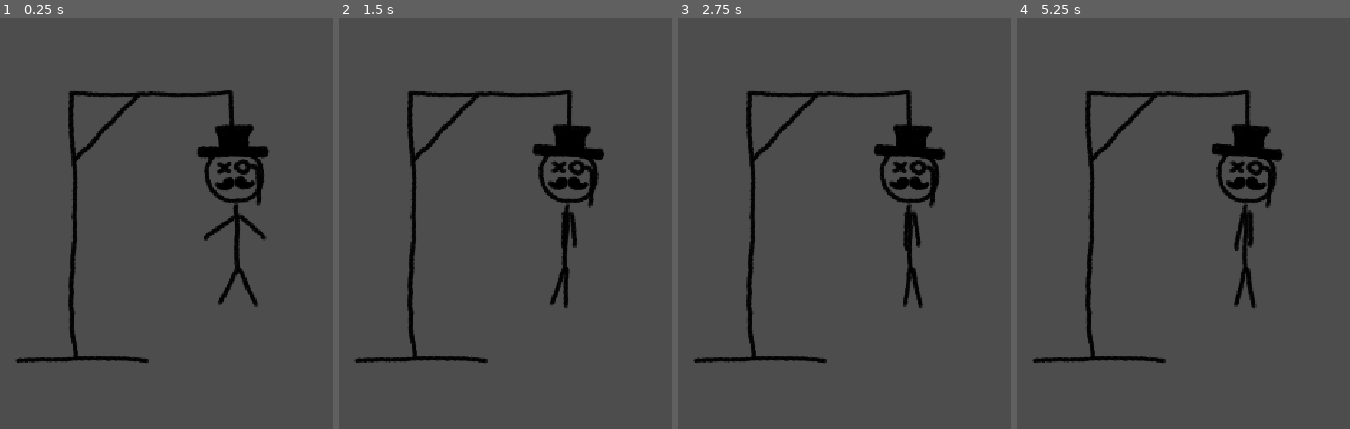
Above: before the commit, frames 1-4 (left to right).
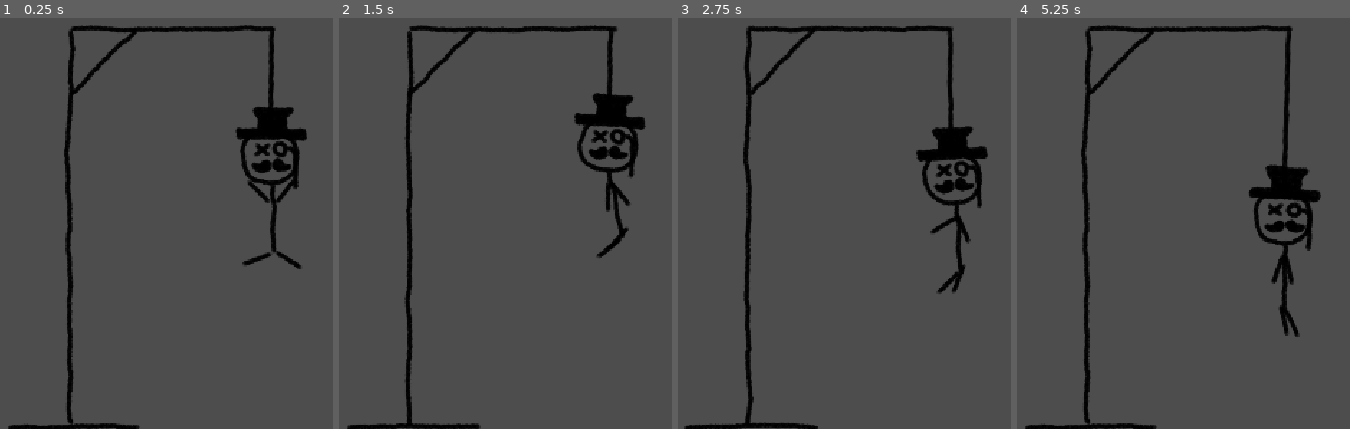
Above: after the commit, the same moments.

Repository: Tchetchouille/Anarchisme-Ludique
Game: Godot game, scene res://hang_scenes/testing_grounds.tscn
Same seed, same stepped clock (60 frames per second), same inputs: the game is played once before the commit and once after it. This scene is started directly instead of the project's main scene.
Inputs:
- Up to frame 1 (0.25 s): no input
- Up to frame 2 (1.5 s): tap Enter (ui_accept) at 0.5, 0.77 s
- Up to frame 3 (2.75 s): tap Enter (ui_accept) at 1.52 s
- Up to frame 4 (5.25 s): tap Enter (ui_accept) at 3.02, 3.77, 4.52 s

The runs differ from the first frame. In frame 1, 10% of the frame differs, in the area x 2-93%, y 1-100%; in frame 2, 9.9%; in frame 3, 10%; in frame 4, 11%, in the area x 2-92%, y 1-100%.

Commit message:
Pendaison V1
Ajouté corde qui s'étend
Ajouté animation scribble

Diff:
--- a/le_proprietaire/hang_scenes/hangperson.tscn
+++ b/le_proprietaire/hang_scenes/hangperson.tscn
@@ -1,180 +1,421 @@
 [gd_scene format=3 uid="uid://c5m0deyv60x4s"]
 
 [ext_resource type="Script" uid="uid://bxc4e3eaid2i0" path="res://hang_scenes/hangperson.gd" id="1_tde3e"]
-[ext_resource type="Texture2D" uid="uid://0x5acxu3jt64" path="res://sprites/body_1.png" id="2_bxtur"]
-[ext_resource type="Texture2D" uid="uid://cvrujly7gsnpv" path="res://sprites/rope.png" id="2_isqeo"]
-[ext_resource type="Texture2D" uid="uid://d1xewfakpr8kq" path="res://sprites/scaffold_1.png" id="2_thvrr"]
-[ext_resource type="Texture2D" uid="uid://b2hww1siubds4" path="res://sprites/scaffold_2.png" id="3_bxtur"]
-[ext_resource type="Texture2D" uid="uid://bchg5vy0wryc3" path="res://sprites/face_camarade.png" id="4_810l7"]
-[ext_resource type="Texture2D" uid="uid://dpkeu1hc6cp3i" path="res://sprites/scaffold_3.png" id="4_isqeo"]
-[ext_resource type="Texture2D" uid="uid://bptgbqibmursd" path="res://sprites/scaffold_4.png" id="5_810l7"]
-[ext_resource type="Texture2D" uid="uid://daceaxej7q16c" path="res://sprites/face_propriétaire.png" id="5_g45r0"]
-[ext_resource type="Texture2D" uid="uid://5a4kl1j05012" path="res://sprites/body_2.png" id="6_g45r0"]
-[ext_resource type="Texture2D" uid="uid://c4ffl75n4java" path="res://sprites/body_3.png" id="7_ng41p"]
-[ext_resource type="Texture2D" uid="uid://cu4cb4gxjpobc" path="res://sprites/body_5.png" id="7_yfgup"]
-[ext_resource type="Texture2D" uid="uid://4w85ugls6mfa" path="res://sprites/body_4.png" id="8_lbuqe"]
-[ext_resource type="Texture2D" uid="uid://bflc2qwoq14w3" path="res://sprites/body_6.png" id="8_ng41p"]
-
-[sub_resource type="RectangleShape2D" id="RectangleShape2D_bxtur"]
-size = Vector2(7, 82)
+[ext_resource type="Texture2D" uid="uid://l4xuup2hyeyt" path="res://sprites/body_1.png" id="2_bxtur"]
+[ext_resource type="Texture2D" uid="uid://brndoddn7iiuw" path="res://sprites/rope_1.png" id="2_md0m0"]
+[ext_resource type="Texture2D" uid="uid://buj3jd6iht1ud" path="res://sprites/rope_2.png" id="3_odmpd"]
+[ext_resource type="Texture2D" uid="uid://bmxcmxe2t0nu0" path="res://sprites/rope_3.png" id="4_nag4t"]
+[ext_resource type="Script" uid="uid://dh4ng1kr3fokh" path="res://hang_scenes/rope.gd" id="5_odmpd"]
+[ext_resource type="Texture2D" uid="uid://djxja2exsybpn" path="res://sprites/head_1.png" id="6_g7v0d"]
+[ext_resource type="Texture2D" uid="uid://trqc0rljcqkp" path="res://sprites/body_2.png" id="6_g45r0"]
+[ext_resource type="Texture2D" uid="uid://4eqtqhxbcb0v" path="res://sprites/head_2.png" id="7_augx5"]
+[ext_resource type="Texture2D" uid="uid://dudq7mukt2odn" path="res://sprites/body_3.png" id="7_ng41p"]
+[ext_resource type="Texture2D" uid="uid://bvvruk5c7ys1r" path="res://sprites/head_3.png" id="8_md0m0"]
+[ext_resource type="Texture2D" uid="uid://dh6a7qvyana43" path="res://sprites/proprietaire_1.png" id="9_x4aaw"]
+[ext_resource type="Texture2D" uid="uid://guxcue8ixfab" path="res://sprites/scaffold_base_1.png" id="10_oivvu"]
+[ext_resource type="Texture2D" uid="uid://cea4kbmjumy8n" path="res://sprites/proprietaire_2.png" id="10_tn8jk"]
+[ext_resource type="Texture2D" uid="uid://bxqpd2j3ljequ" path="res://sprites/proprietaire_3.png" id="11_dsakt"]
+[ext_resource type="Texture2D" uid="uid://bq8r1gdag0gfo" path="res://sprites/scaffold_base_2.png" id="11_g7v0d"]
+[ext_resource type="Texture2D" uid="uid://cb8rqs28axk76" path="res://sprites/scaffold_base_3.png" id="12_augx5"]
+[ext_resource type="Texture2D" uid="uid://utmlauir5cms" path="res://sprites/camarade_1.png" id="12_hc5nu"]
+[ext_resource type="Texture2D" uid="uid://cq8f6gfpjxjw6" path="res://sprites/camarade_2.png" id="13_aqo24"]
+[ext_resource type="Texture2D" uid="uid://b4yuquwrolju1" path="res://sprites/scaffold_bar_1.png" id="13_md0m0"]
+[ext_resource type="Texture2D" uid="uid://d3tutrg16m8c8" path="res://sprites/camarade_3.png" id="14_bs0gx"]
+[ext_resource type="Texture2D" uid="uid://bb8gwedy68u7h" path="res://sprites/scaffold_bar_2.png" id="14_odmpd"]
+[ext_resource type="Texture2D" uid="uid://ccfr0ltbucf3x" path="res://sprites/member_1.png" id="14_svq5d"]
+[ext_resource type="Texture2D" uid="uid://c34ubbshy74qf" path="res://sprites/scaffold_bar_3.png" id="15_nag4t"]
+[ext_resource type="Texture2D" uid="uid://bjk6txqa00unv" path="res://sprites/member_2.png" id="15_x4aaw"]
+[ext_resource type="Texture2D" uid="uid://dfmpjvpknx4tb" path="res://sprites/scaffold_support_1.png" id="16_agy6r"]
+[ext_resource type="Texture2D" uid="uid://cuxl5b0hl230h" path="res://sprites/member_3.png" id="16_tn8jk"]
+[ext_resource type="Texture2D" uid="uid://bgqw5lb4elklw" path="res://sprites/scaffold_support_2.png" id="17_svq5d"]
+[ext_resource type="Texture2D" uid="uid://bolnq04n4hjko" path="res://sprites/scaffold_support_3.png" id="18_x4aaw"]
+[ext_resource type="Texture2D" uid="uid://n04q8if3hot7" path="res://sprites/scaffold_top_1.png" id="19_tn8jk"]
+[ext_resource type="Texture2D" uid="uid://db5ef8clqmmw3" path="res://sprites/scaffold_top_2.png" id="20_dsakt"]
+[ext_resource type="Texture2D" uid="uid://d63mf43hiyqj" path="res://sprites/scaffold_top_3.png" id="21_hc5nu"]
+
+[sub_resource type="SpriteFrames" id="SpriteFrames_0fqyo"]
+animations = [{
+"frames": [{
+"duration": 1.0,
+"texture": ExtResource("2_md0m0")
+}, {
+"duration": 1.0,
+"texture": ExtResource("3_odmpd")
+}, {
+"duration": 1.0,
+"texture": ExtResource("4_nag4t")
+}],
+"loop": 1,
+"name": &"default",
+"speed": 5.0
+}]
+
+[sub_resource type="SpriteFrames" id="SpriteFrames_pfa40"]
+animations = [{
+"frames": [{
+"duration": 1.0,
+"texture": ExtResource("6_g7v0d")
+}, {
+"duration": 1.0,
+"texture": ExtResource("7_augx5")
+}, {
+"duration": 1.0,
+"texture": ExtResource("8_md0m0")
+}],
+"loop": 1,
+"name": &"default",
+"speed": 5.0
+}]
+
+[sub_resource type="SpriteFrames" id="SpriteFrames_e03om"]
+animations = [{
+"frames": [{
+"duration": 1.0,
+"texture": ExtResource("9_x4aaw")
+}, {
+"duration": 1.0,
+"texture": ExtResource("10_tn8jk")
+}, {
+"duration": 1.0,
+"texture": ExtResource("11_dsakt")
+}],
+"loop": 1,
+"name": &"default",
+"speed": 5.0
+}]
+
+[sub_resource type="SpriteFrames" id="SpriteFrames_1l6ox"]
+animations = [{
+"frames": [{
+"duration": 1.0,
+"texture": ExtResource("12_hc5nu")
+}, {
+"duration": 1.0,
+"texture": ExtResource("13_aqo24")
+}, {
+"duration": 1.0,
+"texture": ExtResource("14_bs0gx")
+}],
+"loop": 1,
+"name": &"default",
+"speed": 5.0
+}]
 
 [sub_resource type="CircleShape2D" id="CircleShape2D_xxhvd"]
 radius = 39.0
 
+[sub_resource type="SpriteFrames" id="SpriteFrames_ntdxu"]
+animations = [{
+"frames": [{
+"duration": 1.0,
+"texture": ExtResource("2_bxtur")
+}, {
+"duration": 1.0,
+"texture": ExtResource("6_g45r0")
+}, {
+"duration": 1.0,
+"texture": ExtResource("7_ng41p")
+}],
+"loop": 1,
+"name": &"default",
+"speed": 5.0
+}]
+
 [sub_resource type="RectangleShape2D" id="RectangleShape2D_xxhvd"]
 size = Vector2(6, 98)
 
+[sub_resource type="SpriteFrames" id="SpriteFrames_a642x"]
+animations = [{
+"frames": [{
+"duration": 1.0,
+"texture": ExtResource("14_svq5d")
+}, {
+"duration": 1.0,
+"texture": ExtResource("15_x4aaw")
+}, {
+"duration": 1.0,
+"texture": ExtResource("16_tn8jk")
+}],
+"loop": 1,
+"name": &"default",
+"speed": 5.0
+}]
+
 [sub_resource type="CircleShape2D" id="CircleShape2D_00xjj"]
 radius = 8.062258
 
+[sub_resource type="SpriteFrames" id="SpriteFrames_0kq4c"]
+animations = [{
+"frames": [{
+"duration": 1.0,
+"texture": ExtResource("14_svq5d")
+}, {
+"duration": 1.0,
+"texture": ExtResource("15_x4aaw")
+}, {
+"duration": 1.0,
+"texture": ExtResource("16_tn8jk")
+}],
+"loop": 1,
+"name": &"default",
+"speed": 5.0
+}]
+
 [sub_resource type="CircleShape2D" id="CircleShape2D_02yu5"]
 radius = 8.0
 
 [sub_resource type="CircleShape2D" id="CircleShape2D_g74w4"]
 
+[sub_resource type="SpriteFrames" id="SpriteFrames_g74w4"]
+animations = [{
+"frames": [{
+"duration": 1.0,
+"texture": ExtResource("10_oivvu")
+}, {
+"duration": 1.0,
+"texture": ExtResource("11_g7v0d")
+}, {
+"duration": 1.0,
+"texture": ExtResource("12_augx5")
+}],
+"loop": 1,
+"name": &"default",
+"speed": 5.0
+}]
+
+[sub_resource type="SpriteFrames" id="SpriteFrames_xxhvd"]
+animations = [{
+"frames": [{
+"duration": 1.0,
+"texture": ExtResource("13_md0m0")
+}, {
+"duration": 1.0,
+"texture": ExtResource("14_odmpd")
+}, {
+"duration": 1.0,
+"texture": ExtResource("15_nag4t")
+}],
+"loop": 1,
+"name": &"default",
+"speed": 5.0
+}]
+
+[sub_resource type="SpriteFrames" id="SpriteFrames_00xjj"]
+animations = [{
+"frames": [{
+"duration": 1.0,
+"texture": ExtResource("16_agy6r")
+}, {
+"duration": 1.0,
+"texture": ExtResource("17_svq5d")
+}, {
+"duration": 1.0,
+"texture": ExtResource("18_x4aaw")
+}],
+"loop": 1,
+"name": &"default",
+"speed": 5.0
+}]
+
+[sub_resource type="SpriteFrames" id="SpriteFrames_02yu5"]
+animations = [{
+"frames": [{
+"duration": 1.0,
+"texture": ExtResource("19_tn8jk")
+}, {
+"duration": 1.0,
+"texture": ExtResource("20_dsakt")
+}, {
+"duration": 1.0,
+"texture": ExtResource("21_hc5nu")
+}],
+"loop": 1,
+"name": &"default",
+"speed": 5.0
+}]
+
 [node name="Hangperson" type="Node2D" unique_id=902780941]
 script = ExtResource("1_tde3e")
 
+[node name="Rope" type="AnimatedSprite2D" parent="." unique_id=708948677]
+position = Vector2(177, -284)
+scale = Vector2(0.6, 0.6)
+sprite_frames = SubResource("SpriteFrames_0fqyo")
+autoplay = "default"
+speed_scale = 1.1
+offset = Vector2(-298, 478)
+script = ExtResource("5_odmpd")
+
+[node name="ScaffoldToRope" type="DampedSpringJoint2D" parent="." unique_id=1280599095]
+position = Vector2(177, -284)
+node_a = NodePath("../Body/Head")
+node_b = NodePath("../Scaffold")
+disable_collision = false
+length = 74.0
+rest_length = 10.0
+stiffness = 64.0
+damping = 0.1
+
 [node name="Body" type="Node2D" parent="." unique_id=1870964593]
-
-[node name="ScaffoldToRope" type="PinJoint2D" parent="Body" unique_id=925217672]
-position = Vector2(118, -193)
-node_a = NodePath("../Rope")
-node_b = NodePath("../../Scaffold")
-
-[node name="Rope" type="RigidBody2D" parent="Body" unique_id=396700059]
-position = Vector2(122.00001, -152.00002)
-rotation = -0.08726646
-
-[node name="Sprite2D" type="Sprite2D" parent="Body/Rope" unique_id=2077419011]
-scale = Vector2(0.6, 0.6)
-texture = ExtResource("2_isqeo")
-
-[node name="CollisionShape2D" type="CollisionShape2D" parent="Body/Rope" unique_id=1180540831]
-position = Vector2(-0.5, 0)
-shape = SubResource("RectangleShape2D_bxtur")
-
-[node name="RopeToHead" type="PinJoint2D" parent="Body" unique_id=1956996200]
-position = Vector2(125, -110)
-node_a = NodePath("../Rope")
-node_b = NodePath("../Head")
+position = Vector2(3, 18)
 
 [node name="Head" type="RigidBody2D" parent="Body" unique_id=897217739]
-position = Vector2(126, -74)
-
-[node name="HeadSprite" type="Sprite2D" parent="Body/Head" unique_id=1984931127]
-scale = Vector2(0.6, 0.6)
-texture = ExtResource("2_bxtur")
-
-[node name="ComradeSprite" type="Sprite2D" parent="Body/Head" unique_id=1390677951]
+position = Vector2(173, -221)
+mass = 0.5
+
+[node name="HeadSprite" type="AnimatedSprite2D" parent="Body/Head" unique_id=2100723473]
+position = Vector2(0.19999695, 35.800003)
+scale = Vector2(0.6, 0.6)
+sprite_frames = SubResource("SpriteFrames_pfa40")
+autoplay = "default"
+speed_scale = 1.1
+offset = Vector2(-195, 120)
+
+[node name="FaceProprio" type="AnimatedSprite2D" parent="Body/Head" unique_id=215636700]
+position = Vector2(-115, 107)
+scale = Vector2(0.6, 0.6)
+sprite_frames = SubResource("SpriteFrames_e03om")
+autoplay = "default"
+
+[node name="FaceCamarade" type="AnimatedSprite2D" parent="Body/Head" unique_id=1303722167]
 visible = false
-scale = Vector2(0.6, 0.6)
-texture = ExtResource("4_810l7")
-
-[node name="ProprioSprite" type="Sprite2D" parent="Body/Head" unique_id=1980400483]
-position = Vector2(0, -14)
-scale = Vector2(0.6, 0.6)
-texture = ExtResource("5_g45r0")
+position = Vector2(-117, 108)
+scale = Vector2(0.6, 0.6)
+sprite_frames = SubResource("SpriteFrames_1l6ox")
+autoplay = "default"
 
 [node name="CollisionShape2D" type="CollisionShape2D" parent="Body/Head" unique_id=815125229]
+position = Vector2(0.19999695, 35.800003)
 shape = SubResource("CircleShape2D_xxhvd")
 
 [node name="HeadToBody" type="PinJoint2D" parent="Body" unique_id=1568576109]
-position = Vector2(128, -34)
+position = Vector2(175, -148)
 node_a = NodePath("../Head")
 node_b = NodePath("../Body")
 
 [node name="Body" type="RigidBody2D" parent="Body" unique_id=263474123]
-position = Vector2(128, 16)
-
-[node name="Sprite2D" type="Sprite2D" parent="Body/Body" unique_id=1887049555]
-scale = Vector2(0.6, 0.6)
-texture = ExtResource("6_g45r0")
+position = Vector2(175, -98)
+mass = 0.5
+
+[node name="Sprite2D" type="AnimatedSprite2D" parent="Body/Body" unique_id=2012252091]
+scale = Vector2(0.6, 0.6)
+sprite_frames = SubResource("SpriteFrames_ntdxu")
+autoplay = "default"
+offset = Vector2(-195, -30)
 
 [node name="CollisionShape2D" type="CollisionShape2D" parent="Body/Body" unique_id=615023002]
 position = Vector2(0, 1)
 shape = SubResource("RectangleShape2D_xxhvd")
 
 [node name="BodyToLeftArm" type="PinJoint2D" parent="Body" unique_id=210438780]
-position = Vector2(118, -15)
+position = Vector2(169, -128)
 node_a = NodePath("../Body")
 node_b = NodePath("../LeftArm")
+disable_collision = false
 
 [node name="LeftArm" type="RigidBody2D" parent="Body" unique_id=1671086527]
-position = Vector2(96, -9)
-
-[node name="Sprite2D" type="Sprite2D" parent="Body/LeftArm" unique_id=1163679930]
+position = Vector2(171, -125)
+mass = 0.5
+
+[node name="Sprite2D" type="AnimatedSprite2D" parent="Body/LeftArm" unique_id=376860614]
+position = Vector2(-24.99997, 2.8000183)
 rotation = 3.1415927
 scale = Vector2(0.6, 0.6)
-texture = ExtResource("7_ng41p")
+sprite_frames = SubResource("SpriteFrames_a642x")
+autoplay = "default"
+offset = Vector2(-170, 18)
 
 [node name="CollisionShape2D" type="CollisionShape2D" parent="Body/LeftArm" unique_id=1752234475]
-position = Vector2(-23, 1)
+position = Vector2(-35.99997, -2.1999817)
 shape = SubResource("CircleShape2D_00xjj")
 
 [node name="BodyToRightArm" type="PinJoint2D" parent="Body" unique_id=669454550]
-position = Vector2(139, -15)
+position = Vector2(181, -128)
 node_a = NodePath("../Body")
 node_b = NodePath("../RightArm")
+disable_collision = false
 
 [node name="RightArm" type="RigidBody2D" parent="Body" unique_id=264264367]
-position = Vector2(157, -9)
-
-[node name="Sprite2D" type="Sprite2D" parent="Body/RightArm" unique_id=1934093628]
-scale = Vector2(0.6, 0.6)
-texture = ExtResource("8_lbuqe")
+position = Vector2(179, -125)
+mass = 0.5
+
+[node name="Sprite2D" type="AnimatedSprite2D" parent="Body/RightArm" unique_id=1599959060]
+position = Vector2(35.000046, 1.2000427)
+rotation = -3.1415925
+scale = Vector2(0.6, 0.6)
+sprite_frames = SubResource("SpriteFrames_a642x")
+autoplay = "default"
+offset = Vector2(-130, 12)
 
 [node name="CollisionShape2D" type="CollisionShape2D" parent="Body/RightArm" unique_id=1850622039]
-position = Vector2(21, 2)
+position = Vector2(35.000046, 1.2000427)
 shape = SubResource("CircleShape2D_00xjj")
 
 [node name="BodyToLeftLeg" type="PinJoint2D" parent="Body" unique_id=394652067]
-position = Vector2(118, 60)
+position = Vector2(165, -54)
 node_a = NodePath("../Body")
 node_b = NodePath("../LeftLeg")
 
 [node name="LeftLeg" type="RigidBody2D" parent="Body" unique_id=1491960658]
-position = Vector2(108, 85)
-
-[node name="Sprite2D" type="Sprite2D" parent="Body/LeftLeg" unique_id=397237250]
-scale = Vector2(0.6, 0.6)
-texture = ExtResource("7_yfgup")
+position = Vector2(155, -29)
+mass = 0.5
+
+[node name="Sprite2D" type="AnimatedSprite2D" parent="Body/LeftLeg" unique_id=1845252040]
+position = Vector2(7, -6.9999957)
+rotation = -0.93375117
+scale = Vector2(0.6, 0.6)
+sprite_frames = SubResource("SpriteFrames_0kq4c")
+autoplay = "default"
+offset = Vector2(-160, 10)
 
 [node name="CollisionShape2D" type="CollisionShape2D" parent="Body/LeftLeg" unique_id=1995040584]
-position = Vector2(-17, 18)
+position = Vector2(-6, 8)
 shape = SubResource("CircleShape2D_02yu5")
 
 [node name="BodyToRightLeg" type="PinJoint2D" parent="Body" unique_id=69041945]
-position = Vector2(139, 60)
+position = Vector2(186, -54)
 node_a = NodePath("../Body")
 node_b = NodePath("../RightLeg")
 
 [node name="RightLeg" type="RigidBody2D" parent="Body" unique_id=1279871892]
-position = Vector2(149, 86)
-
-[node name="Sprite2D" type="Sprite2D" parent="Body/RightLeg" unique_id=396854148]
-scale = Vector2(0.6, 0.6)
-texture = ExtResource("8_ng41p")
+position = Vector2(196, -28)
+mass = 0.5
+
+[node name="Sprite2D2" type="AnimatedSprite2D" parent="Body/RightLeg" unique_id=1180786476]
+position = Vector2(-6, -9)
+rotation = -2.178171
+scale = Vector2(0.6, 0.6)
+sprite_frames = SubResource("SpriteFrames_0kq4c")
+autoplay = "default"
+offset = Vector2(-160, 10)
 
 [node name="CollisionShape2D2" type="CollisionShape2D" parent="Body/RightLeg" unique_id=1692738069]
-position = Vector2(17, 20)
+position = Vector2(4, 7)
 shape = SubResource("CircleShape2D_02yu5")
 
 [node name="Scaffold" type="StaticBody2D" parent="." unique_id=1321459947]
 scale = Vector2(0.6, 0.6)
 
-[node name="Scaffold_1" type="Sprite2D" parent="Scaffold" unique_id=53181119]
-texture = ExtResource("2_thvrr")
-
-[node name="Scaffold_2" type="Sprite2D" parent="Scaffold" unique_id=1912918258]
-texture = ExtResource("3_bxtur")
-
-[node name="Scaffold_3" type="Sprite2D" parent="Scaffold" unique_id=73855393]
-texture = ExtResource("4_isqeo")
-
-[node name="Scaffold_4" type="Sprite2D" parent="Scaffold" unique_id=1100579777]
-texture = ExtResource("5_810l7")
-
 [node name="Anchor" type="CollisionShape2D" parent="Scaffold" unique_id=1732038164]
-position = Vector2(197, -322)
+position = Vector2(295, -473.3333)
 shape = SubResource("CircleShape2D_g74w4")
+
+[node name="ScaffoldBase" type="AnimatedSprite2D" parent="Scaffold" unique_id=155397421]
+sprite_frames = SubResource("SpriteFrames_g74w4")
+autoplay = "default"
+speed_scale = 1.1
+
+[node name="ScaffoldBar" type="AnimatedSprite2D" parent="Scaffold" unique_id=867392074]
+sprite_frames = SubResource("SpriteFrames_xxhvd")
+autoplay = "default"
+speed_scale = 1.1
+
+[node name="ScaffoldSupport" type="AnimatedSprite2D" parent="Scaffold" unique_id=498195719]
+sprite_frames = SubResource("SpriteFrames_00xjj")
+autoplay = "default"
+speed_scale = 1.1
+
+[node name="ScaffoldTop" type="AnimatedSprite2D" parent="Scaffold" unique_id=2140620593]
+sprite_frames = SubResource("SpriteFrames_02yu5")
+autoplay = "default"
+speed_scale = 1.1
--- /dev/null
+++ b/le_proprietaire/hang_scenes/rope.gd
@@ -0,0 +1,17 @@
+extends AnimatedSprite2D
+
+@onready var anchor =  $"../Scaffold/Anchor"
+@onready var head = $"../Body/Head"
+var starting_dist : float
+
+# Called when the node enters the scene tree for the first time.
+func _ready() -> void:
+	starting_dist = head.global_position.y - anchor.global_position.y
+
+
+# Called every frame. 'delta' is the elapsed time since the previous frame.
+func _process(delta: float) -> void:
+	var length = head.global_position.y - anchor.global_position.y
+	look_at(Vector2(head.global_position.x, head.global_position.y))
+	rotation_degrees -= 90
+	scale = Vector2(0.6, 0.6 * length / starting_dist)
Not shown, added: le_proprietaire/hang_scenes/rope.gd.uid
Binary file changed: le_proprietaire/sprites/body_1.png
Not shown, changed: le_proprietaire/sprites/body_1.png.import
Binary file changed: le_proprietaire/sprites/body_2.png
Binary file changed: le_proprietaire/sprites/body_3.png
Not shown, changed: le_proprietaire/sprites/body_3.png.import
Binary file removed: le_proprietaire/sprites/body_4.png
Binary file removed: le_proprietaire/sprites/body_5.png
Binary file removed: le_proprietaire/sprites/body_6.png
Binary file added: le_proprietaire/sprites/camarade_1.png
Not shown, changed: le_proprietaire/sprites/camarade_1.png.import
Binary file added: le_proprietaire/sprites/camarade_2.png
(and 55 more such lines)
